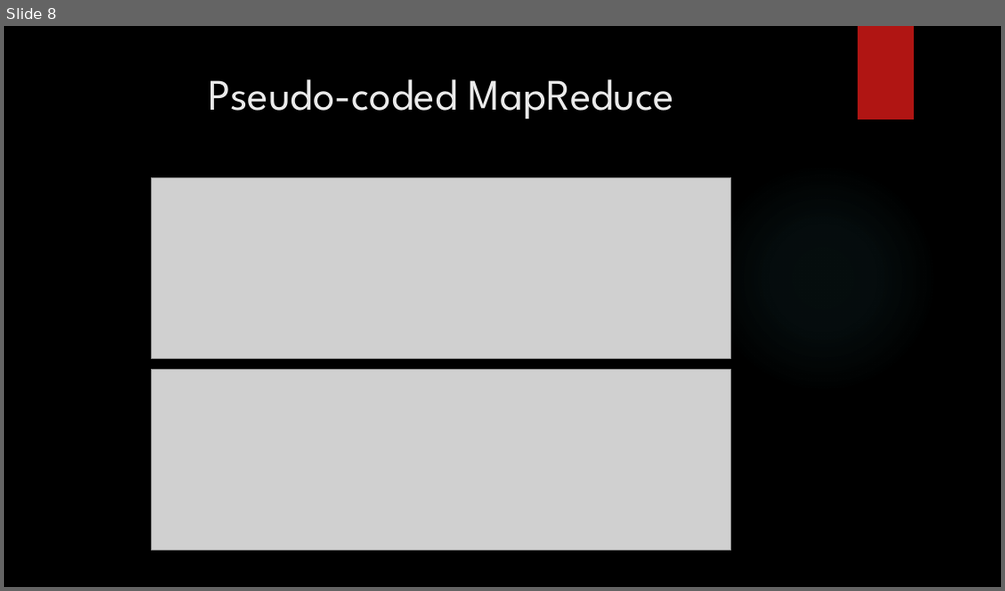
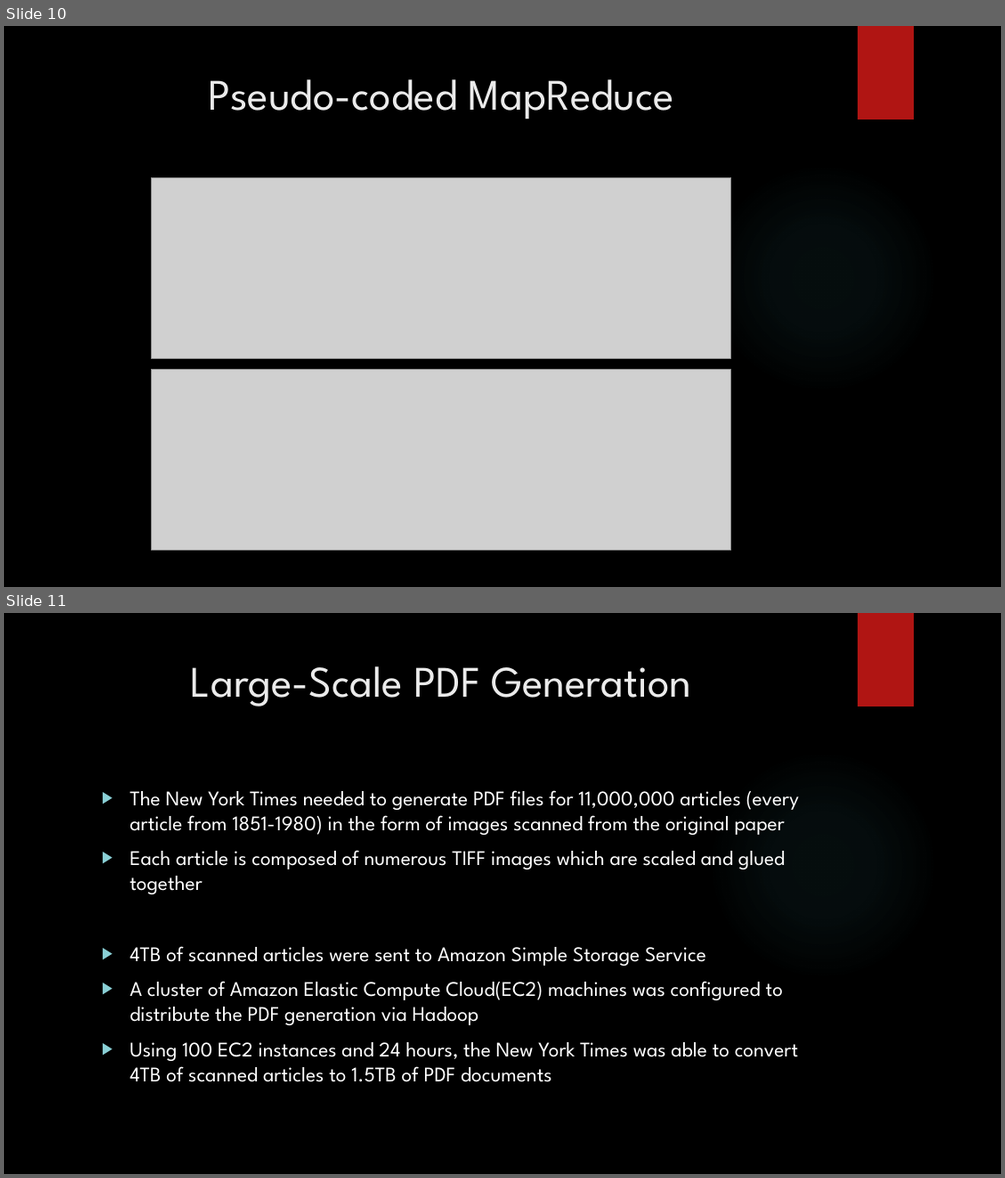
Before and after one commit to Mouzician/ESOF, a slide deck: PPTESOF.pptx. Shown one above the other, each under a label of ours: slide 8 before the commit, slides 10 and 11 after it. The pictures are 1005x591 and 1005x1178 pixels, drawn with LibreOffice and Linux fonts; fonts in the diff are those of the drawing; grey boxes stand for pictures; background and template pictures are left out. Boxes give left, top, right and bottom in pixels: in the first picture for what was removed or moved away, otherwise in the second. Text is boxed around its words. In the diff, an @@ line names an element or a change of style, - is before the commit and + after.

Commit message:
:100: :+1: :-1:  Ja Ganhou :-1: :+1: :100:
Amazon Elastic Compute Cloud

```diff
--- a/PPTESOF.pptx
+++ b/PPTESOF.pptx
@@ slide 11 added at [4,613,1001,1174], background picture (left out); not listed: 2 template elements that a slide beside it also shows @@
@@ title added at [191,666,691,706], 42 pt, text #EBEBEB @@
+Large-Scale PDF Generation
@@ text added at [129,790,799,1082], 20 pt, text #FFFFFF @@
+▶ The New York Times needed to generate PDF files for 11,000,000 articles (every article from 1851-1980) in the form of images scanned from the original paper
+▶ Each article is composed of numerous TIFF images which are scaled and glued together
+▶ 4TB of scanned articles were sent to Amazon Simple Storage Service
+▶ A cluster of Amazon Elastic Compute Cloud(EC2) machines was configured to distribute the PDF generation via Hadoop
+▶ Using 100 EC2 instances and 24 hours, the New York Times was able to convert 4TB of scanned articles to 1.5TB of PDF documents
@@ what was slide 8 is now slide 10 @@
```
Also in this commit, not shown: 2 other slides added, 3 other files.
